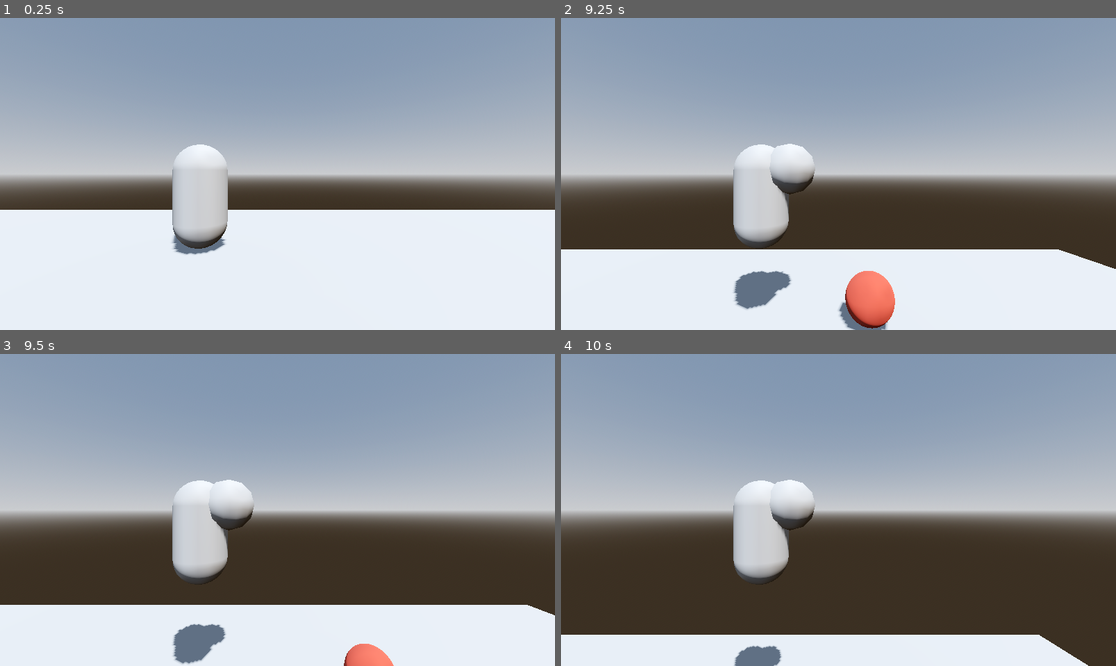
Above: before the commit, frames 1-4 (two rows, left to right).
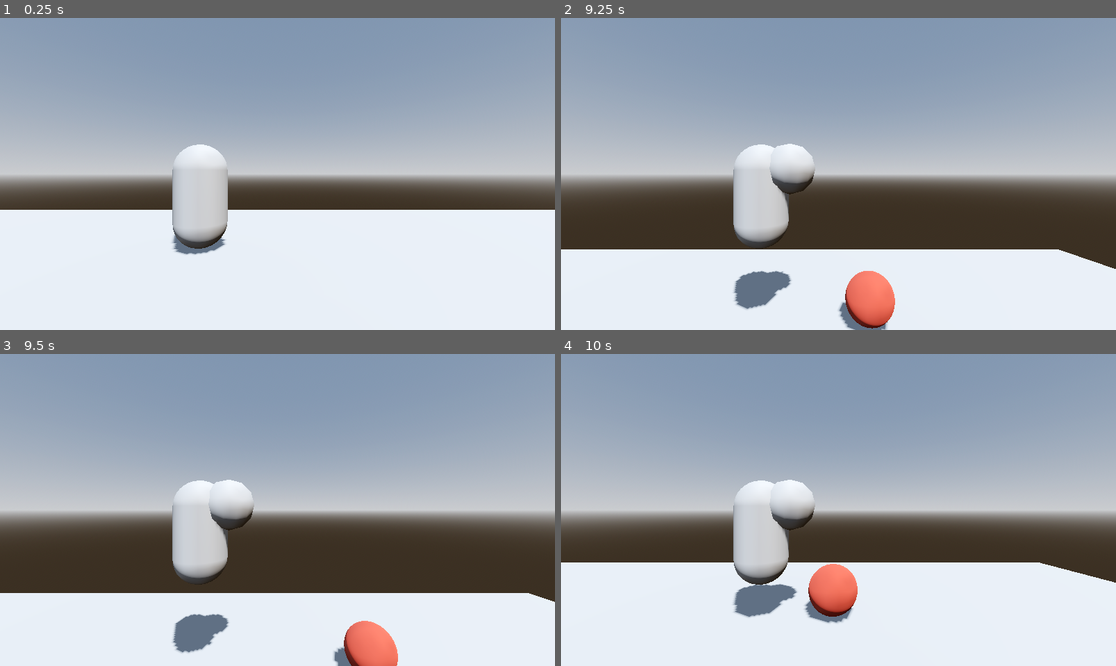
Above: after the commit, the same moments.

Repository: tomas-heredia/GGJ-2026
Game: Godot game, scene res://Scenes/test.tscn
Two runs of this game, one before a commit and one after it. Both use one fixed random seed, a clock stepped at 60 frames per second and the inputs below. This scene is started directly instead of the project's main scene.
Inputs:
- Up to frame 1 (0.25 s): no input
- Up to frame 2 (9.25 s): tap Enter at 0.5 s; hold Space (jump) 0.53-1.28 s; hold D (move_right) 0.53-2.03 s; tap E (interact) every 2.25 s from 1.35 to 8.1 s; tap Space (jump) at 1.52, 1.55, 1.82, 2.3, 2.85, 3.02, 3.32, 4.52, 4.55, 4.82, 6.02, 6.05, 6.32, 6.77, 6.8, 7.07, 7.35, 7.52, 7.82, 9.02, 9.05 s; hold Shift (sprint) 2.03-2.78 s; hold A (move_left) 2.03-4.28 s; hold Space (jump) 3.53-4.28 s; hold D (move_right) 4.28-8.03 s; tap Shift (sprint) at 4.35, 8.85 s; hold Space (jump) 5.03-5.78 s; hold Shift (sprint) 6.53-7.28 s; hold Space (jump) 8.03-8.78 s; hold A (move_left) from 8.03 s (still down)
- Up to frame 3 (9.5 s): keep holding A (move_left); tap Space (jump) at 9.32 s
- Up to frame 4 (10 s): release A (move_left) at 9.53 s; hold D (move_right) from 9.53 s (still down); hold Space (jump) from 9.53 s (still down)

Frames 1-2 are identical in both runs. In frame 3, 5.5% of the frame differs, in the area x 0-100%, y 56-100%; in frame 4, 24%, in the area x 0-100%, y 54-100%.

Commit message:
Double Jump
No more than 2 jumps.

Diff:
--- a/global-gameam-2026/Scripts/player.gd
+++ b/global-gameam-2026/Scripts/player.gd
@@ -5,6 +5,7 @@
 @export var accel:= 18.0
 @export var decel:= 22.0
 @export var jump_velocity:= 4.5
+@export var jump_count := 0
 @export var mask_double_jump:= false
 @export var gravity: float = ProjectSettings.get_setting("physics/3d/default_gravity")
 @onready var face_socket: Node3D = $Marker3D
@@ -17,9 +18,14 @@
 	if not is_on_floor():
 		velocity.y -= gravity * delta
 
+
 	# Mask 1 = Double Jump
-	if mask_double_jump and Input.is_action_just_pressed("jump") and !is_on_floor():
+	if is_on_floor():
+		jump_count = 0
+
+	if mask_double_jump and Input.is_action_just_pressed("jump") and !is_on_floor() and jump_count < 1:
 		velocity.y = jump_velocity
+		jump_count += 1
 
 	#Jump
 	if Input.is_action_pressed("jump") and is_on_floor():
